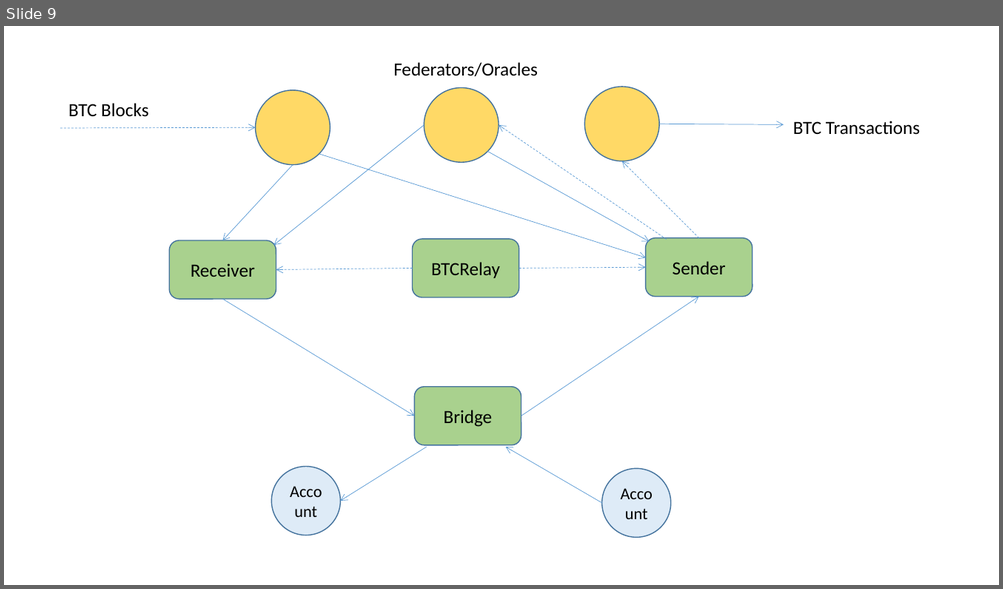
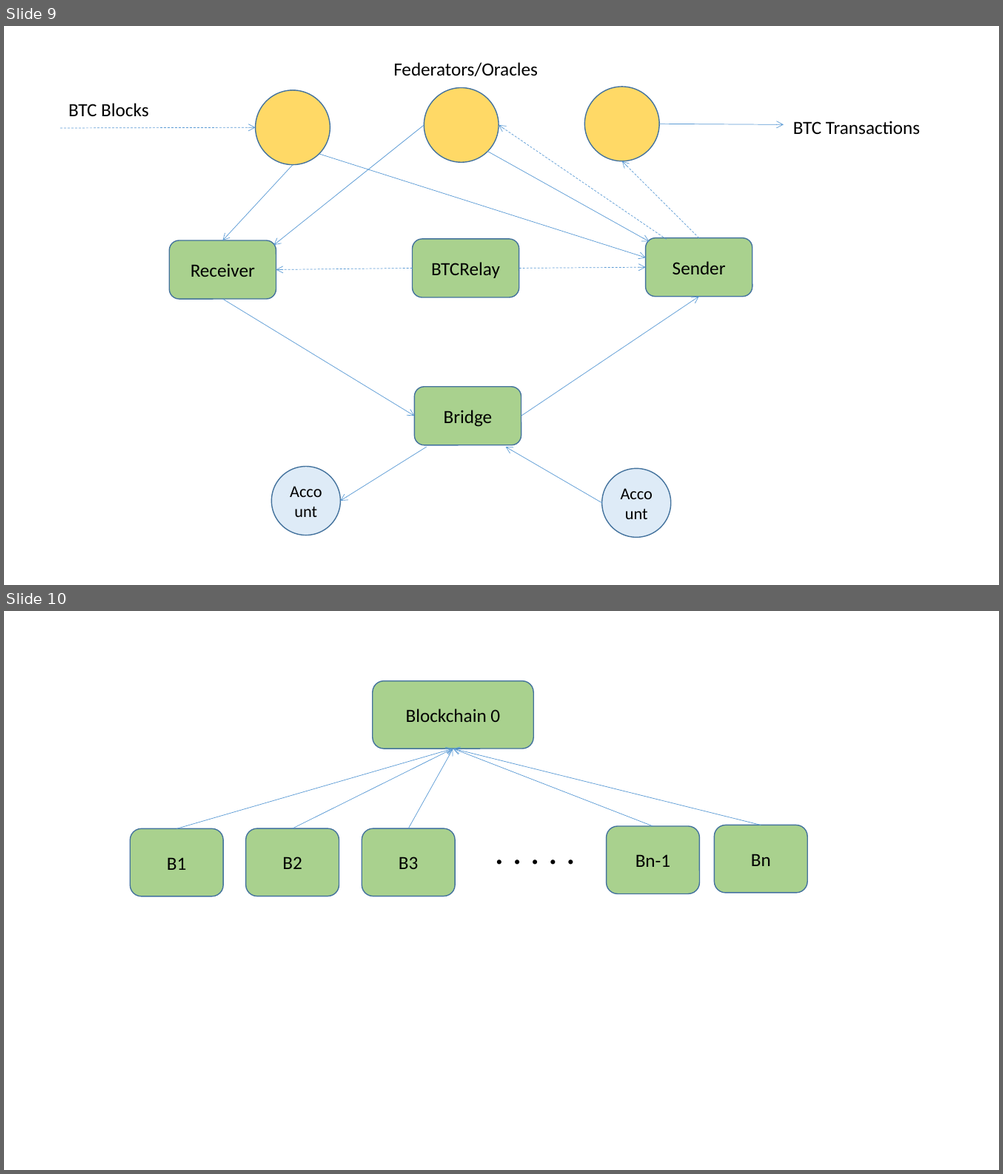
Before and after one commit to ajlopez/Talks, a slide deck: ConnBlockchains/images/BlockchainImages2.pptx. Shown one above the other, each under a label of ours: slide 9 before the commit, slides 9 and 10 after it. The pictures are 1003x589 and 1003x1174 pixels, drawn with LibreOffice and Linux fonts; fonts in the diff are those of the drawing. Boxes give left, top, right and bottom in pixels: in the first picture for what was removed or moved away, otherwise in the second. Text is boxed around its words. In the diff, an @@ line names an element or a change of style, - is before the commit and + after.

Commit message:
New blockchain images

```diff
--- a/ConnBlockchains/images/BlockchainImages2.pptx
+++ b/ConnBlockchains/images/BlockchainImages2.pptx
@@ slide 10 added at box(4, 611, 999, 1170), background #FFFFFF @@
@@ rounded rectangle added at box(373, 681, 534, 749), fill #A9D18E, outline #43739E 1 pt, 18 pt, text #000000 @@
+Blockchain 0
@@ arrow added from (176, 829) to (453, 749), #5B9BD5 0.5 pt @@
@@ arrow added from (293, 829) to (453, 749), #5B9BD5 0.5 pt @@
@@ arrow added from (408, 829) to (453, 749), #5B9BD5 0.5 pt @@
@@ arrow added from (653, 826) to (453, 749), #5B9BD5 0.5 pt @@
@@ arrow added from (760, 825) to (453, 749), #5B9BD5 0.5 pt @@
@@ rounded rectangle added at box(130, 829, 223, 897), fill #A9D18E, outline #43739E 1 pt, 18 pt, text #000000 @@
+B1
@@ rounded rectangle added at box(246, 829, 339, 897), fill #A9D18E, outline #43739E 1 pt, 18 pt, text #000000 @@
+B2
@@ rounded rectangle added at box(361, 829, 455, 897), fill #A9D18E, outline #43739E 1 pt, 18 pt, text #000000 @@
+B3
@@ text added at box(487, 823, 584, 877), 36 pt, text #000000 @@
+. . . . .
@@ rounded rectangle added at box(606, 826, 700, 894), fill #A9D18E, outline #43739E 1 pt, 18 pt, text #000000 @@
+Bn-1
@@ rounded rectangle added at box(714, 825, 808, 893), fill #A9D18E, outline #43739E 1 pt, 18 pt, text #000000 @@
+Bn
```
Also in this commit, not shown: 2 other slides added.
